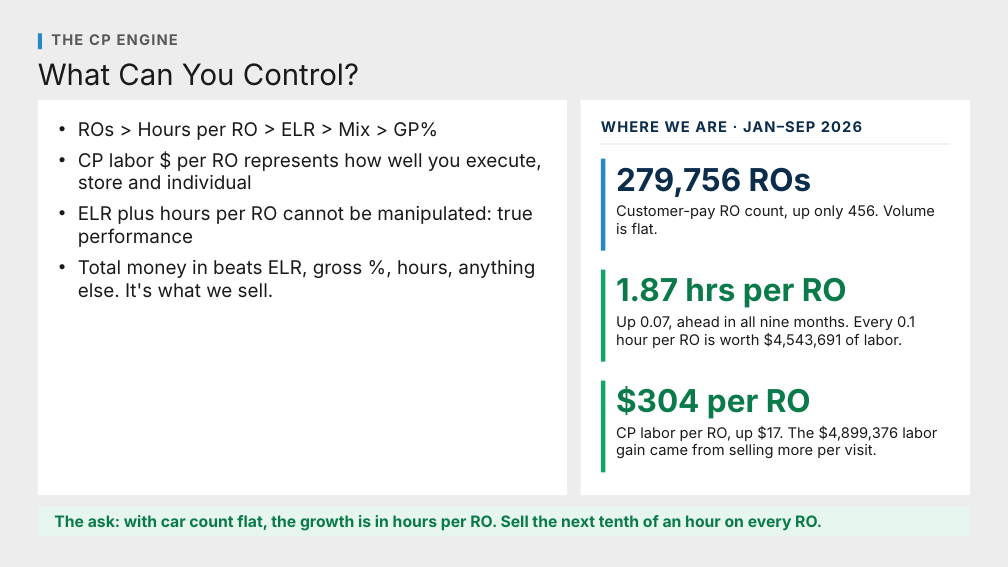
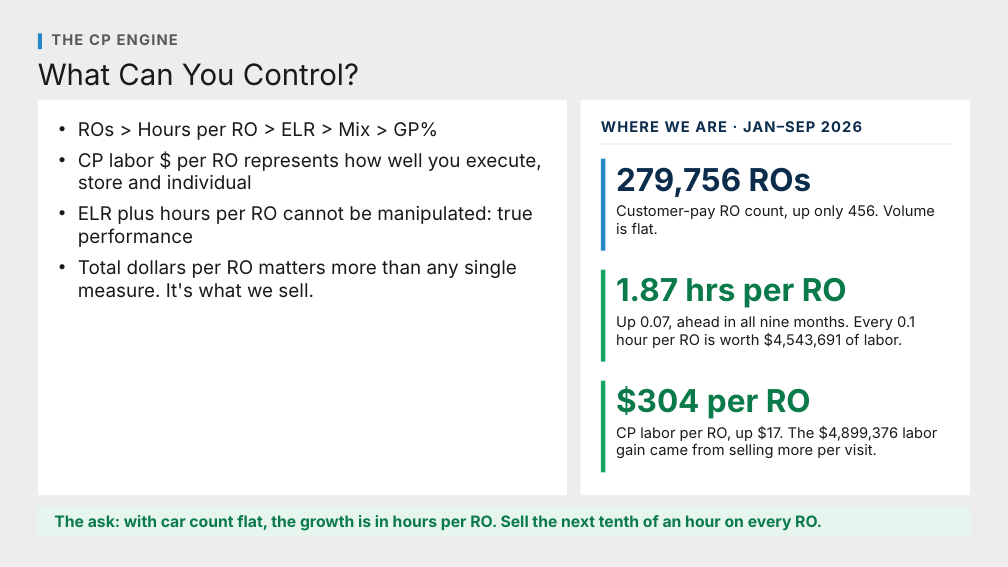
Before and after one commit to Ndresner/Noah, a slide deck: slide 29 of day2-deck/decks/Fixed Ops - Day 2 Example Test Deck.pptx. Drawn at 1008x567 pixels with LibreOffice and Linux fonts; fonts in the diff are those of the drawing. Boxes give left, top, right and bottom in pixels: in the first picture for what was removed or moved away, otherwise in the second. Text is boxed around its words. In the diff, an @@ line names an element or a change of style, - is before the commit and + after.

```diff
--- a/day2-deck/decks/Fixed Ops - Day 2 Example Test Deck.pptx
+++ b/day2-deck/decks/Fixed Ops - Day 2 Example Test Deck.pptx
@@ text at box(78, 260, 517, 298): text changed @@
-• Total money in beats ELR, gross %, hours, anything else. It's what we sell.
+• Total dollars per RO matters more than any single measure. It's what we sell.
```
Also in this commit, not shown: 1 other slide changed, 4 other files.
